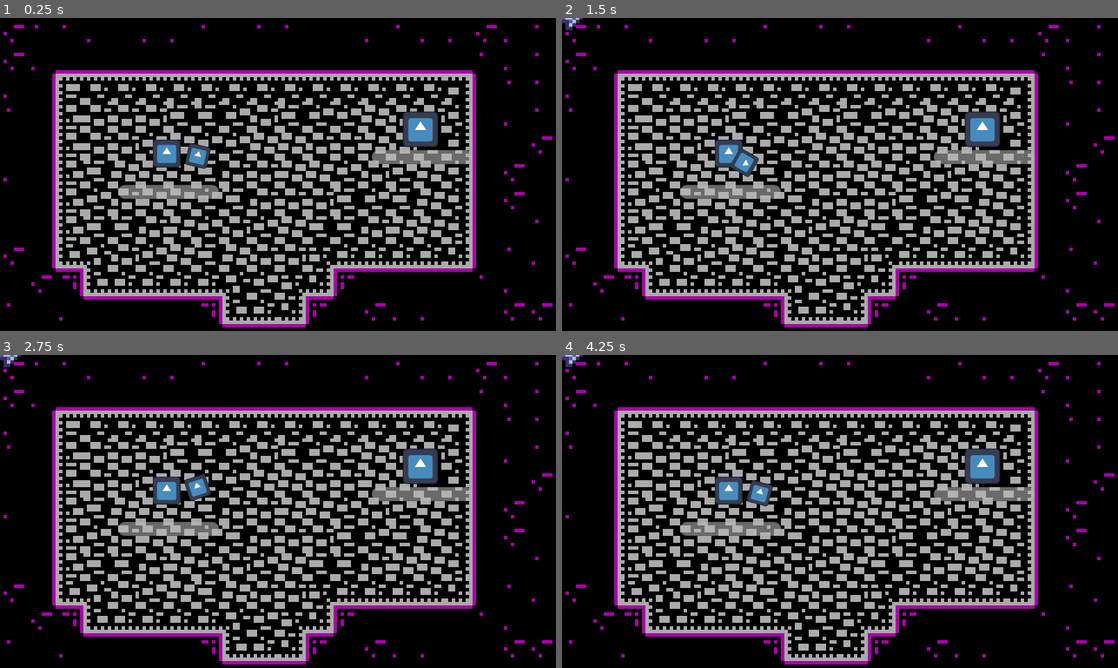
Above: before the commit, frames 1-4 (two rows, left to right).
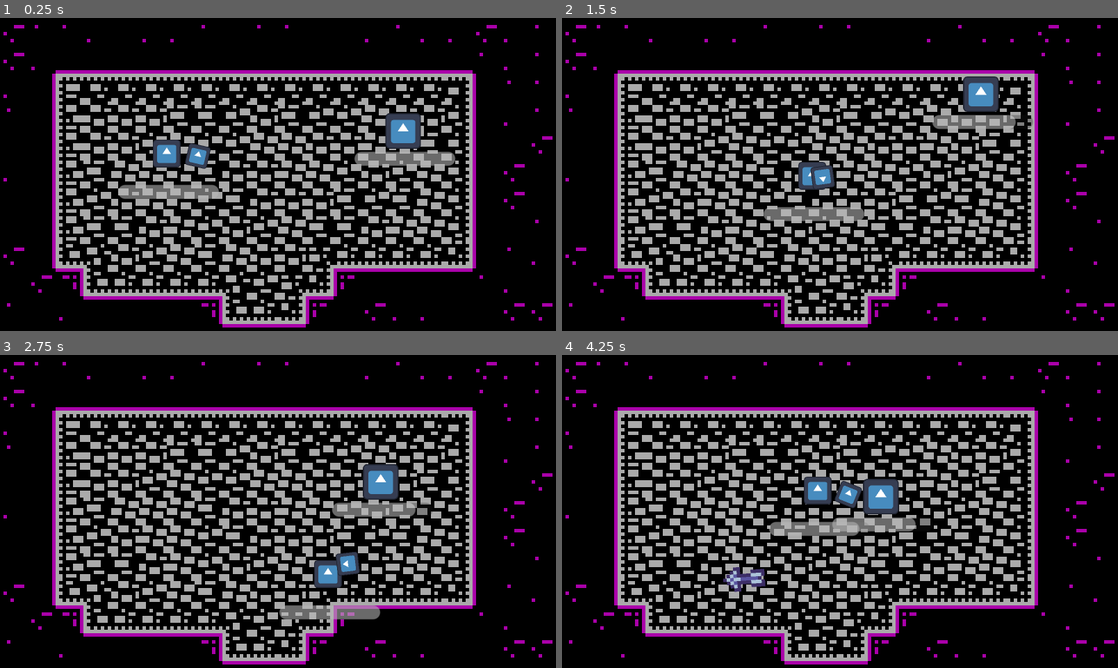
Above: after the commit, the same moments.

Repository: Renan-G-projec/DungeonWarrior
Game: Godot game, scene res://scenes/main.tscn
Same seed, same stepped clock (60 frames per second), same inputs: the game is played once before the commit and once after it. The engine's default icon, where the game draws it, is replaced by a stand-in: a white triangle on a blue panel in a dark square.
Inputs (mouse positions are in pixels of both pictures, inside the frame that each line leads up to):
- Up to frame 1 (0.25 s): no input
- Up to frame 2 (1.5 s): tap Enter at 0.5 s; move the mouse to (962, 158) at 0.52 s; hold D (walk_right) 0.53-1.28 s; click (962, 158) at 0.6 s; move the mouse to (728, 190) at 1.27 s; hold S (walk_down) from 1.28 s (still down); tap Alt at 1.35 s
- Up to frame 3 (2.75 s): move the mouse to (333, 442) at 2.02 s; release S (walk_down) at 2.03 s; hold D (walk_right) from 2.03 s (still down); tap Shift at 2.1 s
- Up to frame 4 (4.25 s): move the mouse to (812, 574) at 2.77 s; release D (walk_right) at 2.78 s; hold W (walk_up) 2.78-3.53 s; click (812, 574) at 2.85 s; move the mouse to (1006, 558) at 3.52 s; hold A (walk_left) from 3.53 s (still down); tap Alt at 3.6 s

The runs differ from the first frame. In frame 1, 1.2% of the frame differs, in the area x 63-85%, y 29-48%; in frame 2, 4.5%; in frame 3, 4.9%; in frame 4, 5.1%, in the area x 0-85%, y 0-76%.
Error before the commit: Parse Error: Identifier "_on_took_damage" not declared in the current scope. (res://features/components/knockback.gd:28)

Commit message:
Added knockback to the players bow

Diff:
--- a/features/components/follow_player.gd
+++ b/features/components/follow_player.gd
@@ -3,25 +3,28 @@
 
 @export var speed: float = 20.0
 @export var stop_distance: float = 1.0
+
 var player: Player
 
 @onready var body: CharacterBody2D = get_parent()
+@onready var knockback: Knockback = body.get_node_or_null("Knockback") as Knockback
 
 func _ready() -> void:
 	player = get_tree().get_first_node_in_group("player") as Player
 
 func _physics_process(delta: float) -> void:
-	if !player:
-		body.velocity = Vector2.ZERO
-		return
+	print("knockback node: ", knockback, " active: ", knockback != null and knockback.is_active())
+	if knockback and knockback.is_active():
+		body.velocity = knockback.knockback_velocity
+	elif player:
+		var distance: float = body.global_position.distance_to(player.global_position)
 
-	var distance: float = body.global_position.distance_to(player.global_position)
+		if distance > stop_distance:
+			var direction: Vector2 =  body.global_position.direction_to(player.global_position)
+			body.velocity = direction * speed
+		else:
+			body.velocity = Vector2.ZERO
 
-	if distance > stop_distance:
-		var direction: Vector2 =  body.global_position.direction_to(player.global_position)
-		body.velocity = direction * speed
-	else:
-		body.velocity = Vector2.ZERO
 
 	body.move_and_slide()
 	_check_player_collison()
@@ -29,8 +32,7 @@
 func _check_player_collison() -> void:
 	for i in body.get_slide_collision_count():
 		var collision: KinematicCollision2D = body.get_slide_collision(i)
-
 		if collision.get_collider() == player:
 			var player_health := player.get_node_or_null("HealthComponent") as HealthComponent
-			player_health.take_damage(10, player.global_position)
-			print("Player got hit")
+			if player_health:
+				player_health.take_damage(10, body)
--- a/features/components/knockback.gd
+++ b/features/components/knockback.gd
@@ -1,28 +1,50 @@
 class_name Knockback
 extends Node
 
-@onready var character: CharacterBody2D = get_parent() as CharacterBody2D
+@export var default_force: float = 250
+@export var default_duration: float = 0.2
+@export var friction: float = 800.0
+
+@export var knockback_resistance: float = 1.0
 
 var knockback_velocity: Vector2 = Vector2.ZERO
 var knockback_timer: float = 0.0
-@export var knockback_resistance: float = 5.0
 
-func apply_knockback(source_positon: Vector2, force: float, knockback_duration: float) -> void:
+@onready var character: CharacterBody2D = get_parent() as CharacterBody2D
+
+func _ready() -> void:
+	print("Knockback ready. parent =", character, " has health=", character != null and character.has_node("HealthComponent") )
+	if character and character.has_node("HealthComponent"):
+		var health := character.get_node("HealthComponent")
+		health.took_damage.connect(_on_took_damage)
+
+func is_active() -> bool:
+	return knockback_timer > 0.0
+
+
+func apply_knockback(source_position: Vector2, force: float = -1.0, duration: float = -1.0) -> void:
+	print("apply_knockback from ", source_position)
 	if not character:
 		return
-	var direction = source_positon.direction_to(character.global_position)
-	knockback_velocity = direction * force
-	knockback_timer = knockback_duration
+	if force < 0.0:
+		force = default_force
+	if duration < 0.0:
+		duration = default_duration
+
+	var direction := source_position.direction_to(character.global_position)
+	if direction == Vector2.ZERO:
+		direction = Vector2.RIGHT
+
+	knockback_velocity = direction * (force / maxf(knockback_resistance, 0.01))
+	knockback_timer = duration
 
 func _physics_process(delta: float) -> void:
 	if knockback_timer > 0.0:
-		character.velocity = knockback_velocity
-		knockback_velocity = knockback_velocity.move_toward(Vector2.ZERO, 800 * delta)
-		knockback_timer = knockback_timer - delta
+		knockback_velocity = knockback_velocity.move_toward(Vector2.ZERO, friction * delta)
+		knockback_timer -= delta
 	else:
 		knockback_velocity = Vector2.ZERO
 
-func _ready() -> void:
-	if character.has_node("HealthComponent"):
-		var health = character.get_node("HealthComponent")
-		health.took_damage.connect(_on_took_damage)
+
+func _on_took_damage(entity: Node, damage: float, source_position: Vector2) -> void:
+	apply_knockback(source_position, default_force, default_duration)
--- a/features/enemies/enemy_base.tscn
+++ b/features/enemies/enemy_base.tscn
@@ -6,6 +6,7 @@
 [ext_resource type="PackedScene" uid="uid://cr6e8ow0yxrfy" path="res://features/components/lifebar.tscn" id="3_b8rtt"]
 [ext_resource type="Script" uid="uid://bpb1sutj7mvtm" path="res://features/components/feel_component.gd" id="4_xsgr6"]
 [ext_resource type="Script" uid="uid://di8mwn2k6d7mm" path="res://features/components/follow_player.gd" id="6_v3xjv"]
+[ext_resource type="Script" uid="uid://cwiu5p468npnt" path="res://features/components/knockback.gd" id="7_xxw78"]
 
 [sub_resource type="RectangleShape2D" id="RectangleShape2D_d1p6d"]
 size = Vector2(10, 10)
@@ -40,5 +41,8 @@
 [node name="FollowPlayer" type="Node" parent="." unique_id=351703223]
 script = ExtResource("6_v3xjv")
 
+[node name="Knockback" type="Node" parent="." unique_id=857757227]
+script = ExtResource("7_xxw78")
+
 [connection signal="died" from="HealthComponent" to="." method="_on_health_component_died"]
 [connection signal="took_damage" from="HealthComponent" to="." method="_on_health_component_took_damage"]
--- a/features/weapons/bullets/bullet_base.gd
+++ b/features/weapons/bullets/bullet_base.gd
@@ -16,9 +16,7 @@
 	queue_free()
 
 func _on_body_entered(body: Node2D) -> void:
-	var enemy_hc := body.get_node_or_null("HealthComponent") as HealthComponent
-	if enemy_hc:
-		enemy_hc.take_damage(damage, global_position)
-		_destroy()
-	else:
-		_destroy()
+	var health := body.get_node_or_null("HealthComponent") as HealthComponent
+	if health:
+		health.take_damage(damage, self)
+	_destroy()
